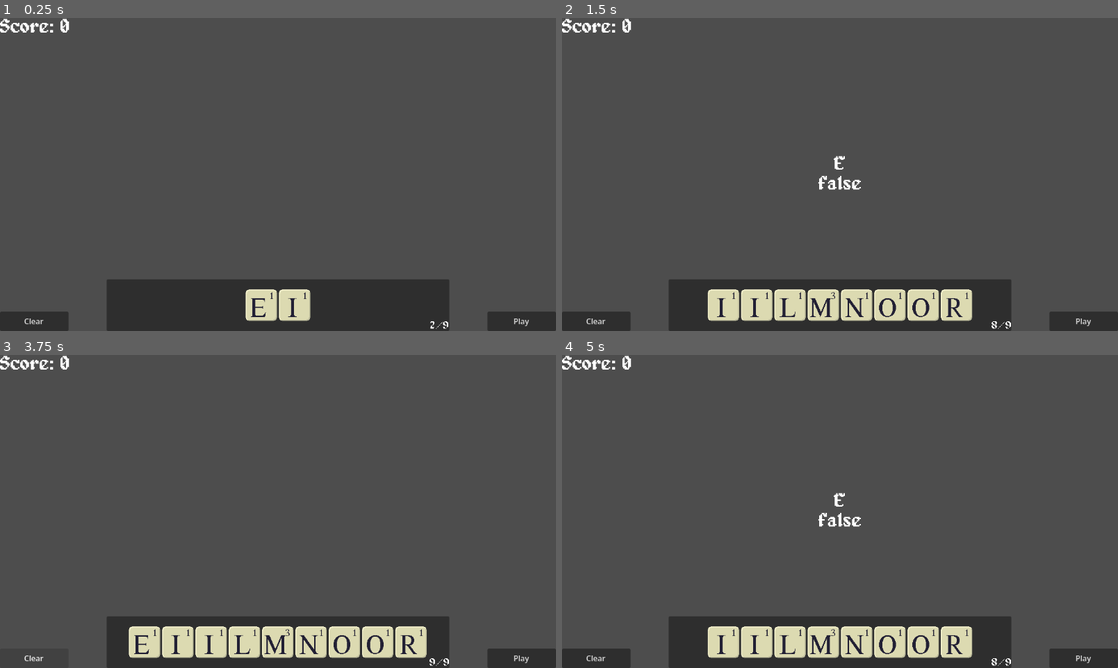
Above: before the commit, frames 1-4 (two rows, left to right).
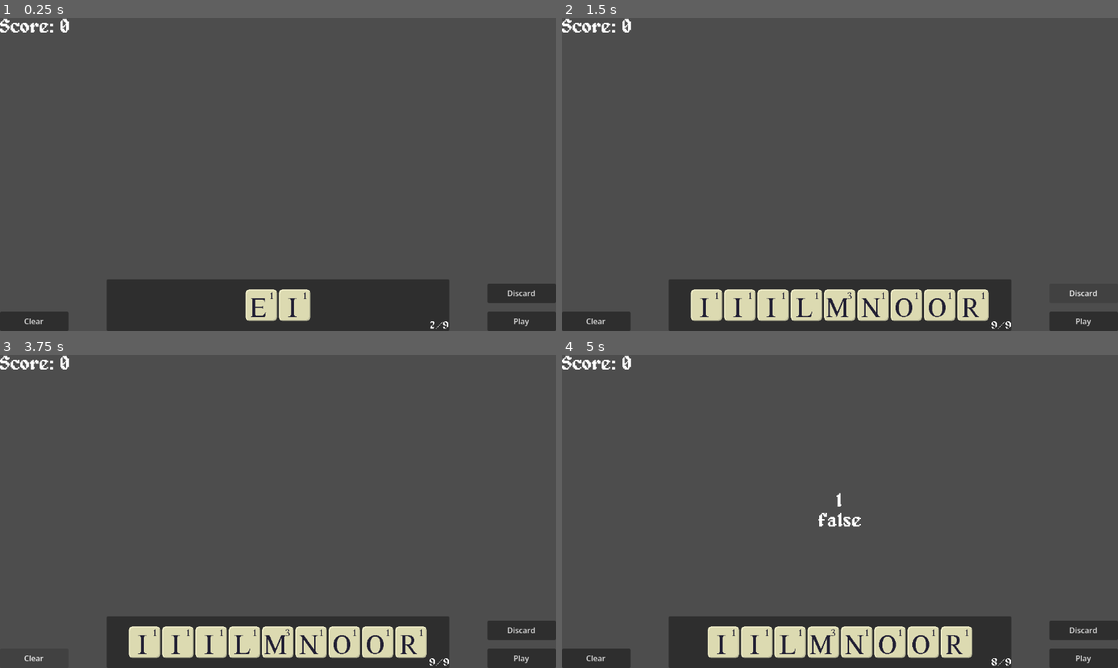
Above: after the commit, the same moments.

Repository: Dead-Vortex/Lexigraph
Game: Godot game, scene res://scenes/game.tscn
The game is run twice, just before and just after one commit, with the same random seed, the same clock (stepped at 60 frames per second) and the same inputs.
Inputs (mouse positions are in pixels of both pictures, inside the frame that each line leads up to):
- Up to frame 1 (0.25 s): no input
- Up to frame 2 (1.5 s): click (789, 305) at 0.52 s; click (1084, 293) at 1.25 s, where only the run after the commit has a clickable "Discard"
- Up to frame 3 (3.75 s): click "Play" at 2 s; click "Play" at 2.75 s; click "Clear" at 3.5 s
- Up to frame 4 (5 s): click (706, 642) at 4.27 s

The runs differ from the first frame. In frame 1, 0.7% of the frame differs, in the area x 87-100%, y 84-92%; in frame 2, 2.8%, in the area x 23-97%, y 44-100%; in frame 3, 0.8%; in frame 4, 0.8%.

Commit message:
added discarding
it took me like 2 mins it was actually really easy

Diff:
--- a/scenes/game.tscn
+++ b/scenes/game.tscn
@@ -94,6 +94,20 @@
 grow_vertical = 0
 text = "Play"
 
+[node name="DiscardTiles" type="Button" parent="." unique_id=1931683450]
+layout_mode = 1
+anchors_preset = -1
+anchor_left = 1.0
+anchor_top = 0.88000005
+anchor_right = 1.0
+anchor_bottom = 0.88000005
+offset_left = -142.0
+offset_top = -20.240051
+offset_bottom = 19.759949
+grow_horizontal = 0
+grow_vertical = 0
+text = "Discard"
+
 [node name="ScoreCounter" type="Label" parent="." unique_id=1277986218]
 layout_mode = 0
 offset_right = 40.0
@@ -103,3 +117,4 @@
 
 [connection signal="pressed" from="ClearWord" to="." method="_on_word_cleared"]
 [connection signal="pressed" from="PlayWord" to="." method="_on_word_played"]
+[connection signal="pressed" from="DiscardTiles" to="." method="_on_tiles_discarded"]
--- a/scripts/game.gd
+++ b/scripts/game.gd
@@ -123,7 +123,7 @@
 	if in_dictionary(typed_word):
 		hand_score = 0
 		for i in len(played_tiles):
-			score += played_tiles[i].number
+			hand_score += played_tiles[i].number
 		score += hand_score
 		scoreCounter.text = "Score: " + str(score)
 		print(hand_score)
@@ -131,3 +131,11 @@
 		typed_word = ""
 		word_display.text = ""
 		draw_tiles_from_deck(true)
+		hand_score = 0
+
+func _on_tiles_discarded() -> void:
+	played_tiles = []
+	typed_word = ""
+	word_display.text = ""
+	sort_hand()
+	draw_tiles_from_deck(true)
Not shown, changed: docs/index.html
Not shown, changed: docs/index.pck
